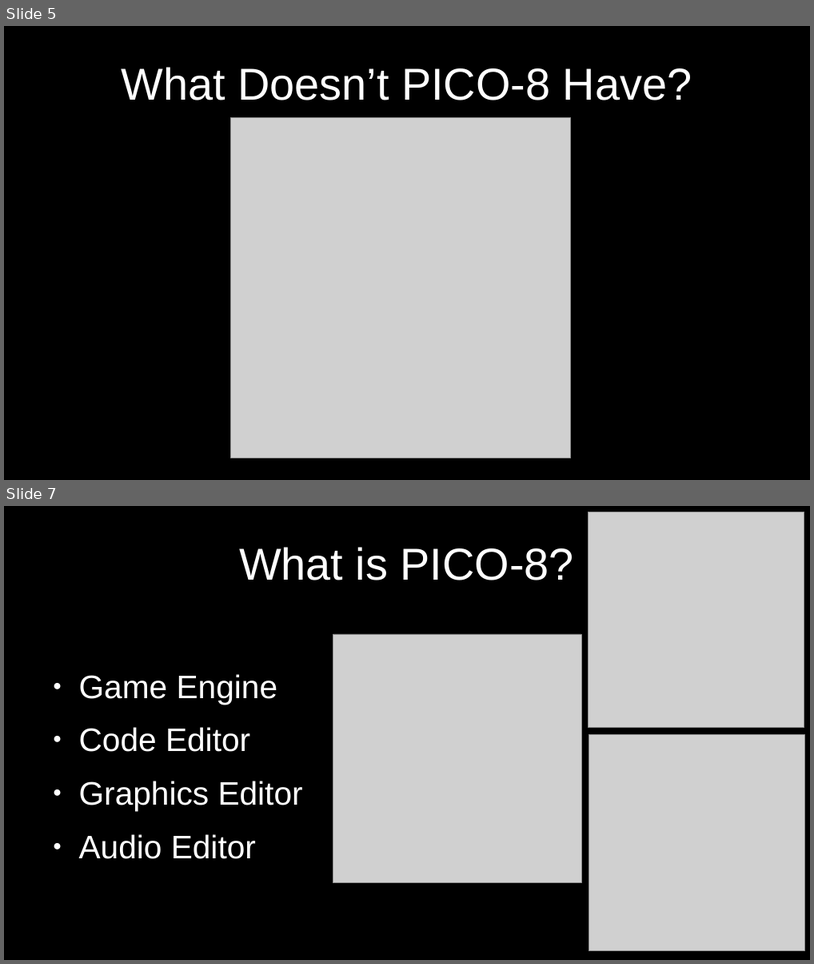
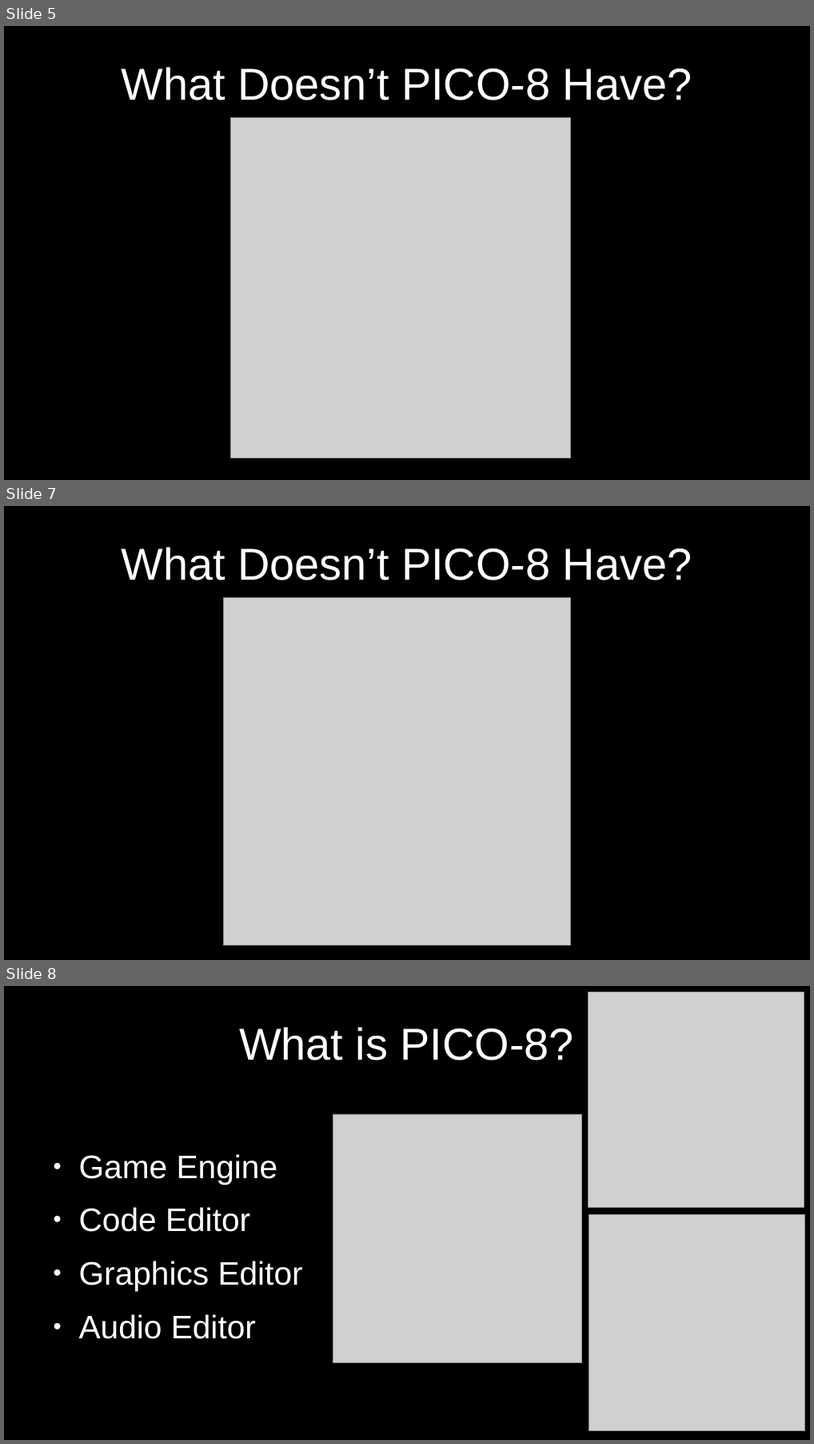
Before and after one commit to MiniMechMedia/pico8-games, a slide deck: carts/graphics-with-pico8/presentation/Graphics-With-PICO-8.odp. Shown one above the other, each under a label of ours: slides 5 and 7 before the commit, slides 5, 7 and 8 after it; the slides between them are not shown. The pictures are 814x964 and 814x1444 pixels, drawn with LibreOffice and Linux fonts; fonts in the diff are those of the drawing; grey boxes stand for pictures. Boxes give left, top, right and bottom in pixels: in the first picture for what was removed or moved away, otherwise in the second. Text is boxed around its words. In the diff, an @@ line names an element or a change of style, - is before the commit and + after.

```diff
--- a/carts/graphics-with-pico8/presentation/Graphics-With-PICO-8.odp
+++ b/carts/graphics-with-pico8/presentation/Graphics-With-PICO-8.odp
@@ slide 7 added at (4, 506, 810, 960), background #000000 @@
@@ title added at (121, 547, 693, 580), 44 pt, text #FFFFFF @@
+What Doesn’t PICO-8 Have?
@@ picture added at (223, 597, 571, 945) @@
@@ what was slide 7 is now slide 8 @@
```
Also in this commit, not shown: 1 slide changed, 2 other slides added, 7 slides removed, 1 other file.
